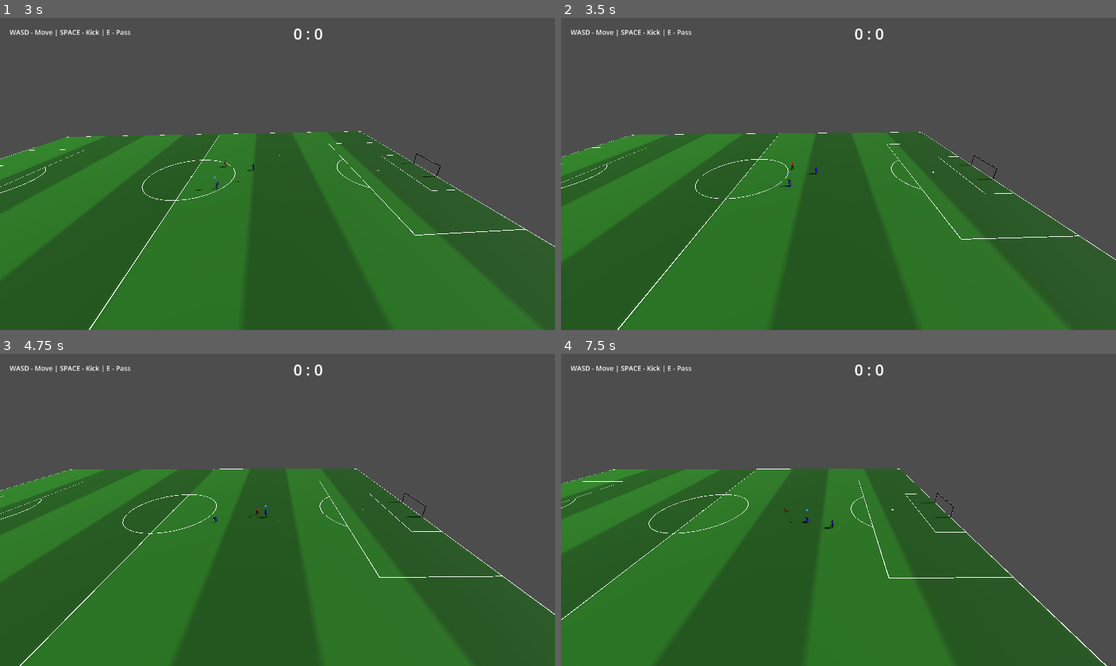
Above: before the commit, frames 1-4 (two rows, left to right).
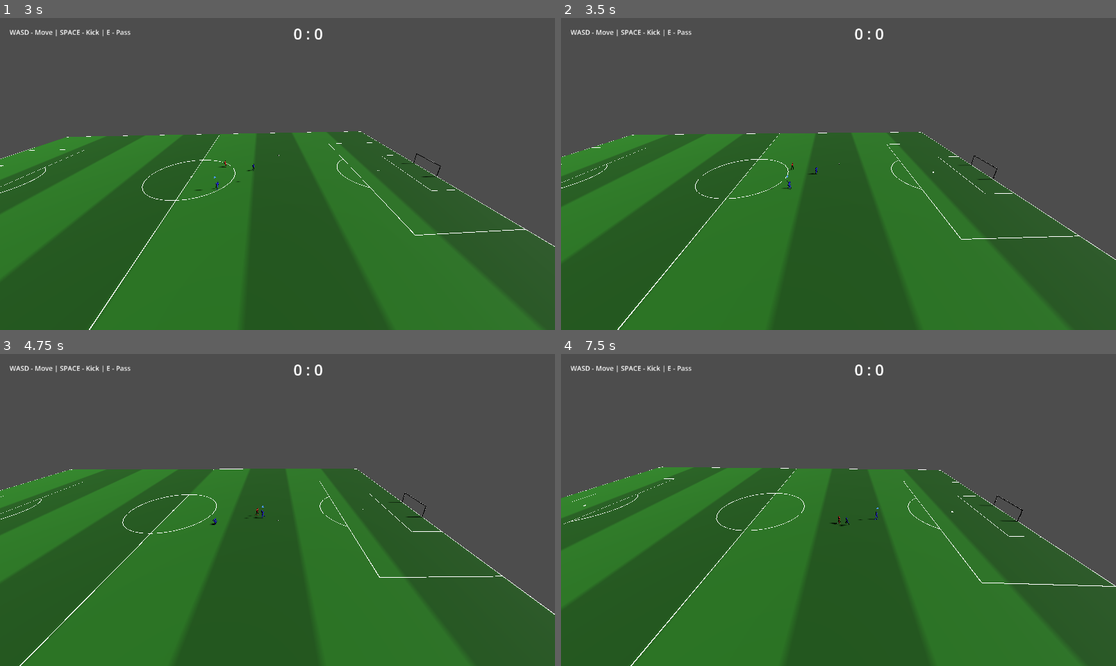
Above: after the commit, the same moments.

Repository: Churikov0112/open_football
Game: Godot game, scene res://scenes/main_menu.tscn
Two runs of this game, one before a commit and one after it. Both use one fixed random seed, a clock stepped at 60 frames per second and the inputs below.
Inputs:
- Up to frame 1 (3 s): click "Start Match" at 0.5 s; hold D (move_right) 1.28-2.03 s; hold Space (kick) 1.28-2.03 s; hold S (move_back) 2.03-2.78 s; tap Space (kick) at 2.1 s; hold D (move_right) from 2.78 s (still down); hold E (pass) from 2.78 s (still down)
- Up to frame 2 (3.5 s): keep holding D (move_right); keep holding E (pass); tap Space (kick) at 3.05 s
- Up to frame 3 (4.75 s): release D (move_right) at 3.53 s; release E (pass) at 3.53 s; hold W (move_forward) 3.53-4.28 s; tap Shift (sprint) at 3.6 s; tap Space (kick) at 3.8 s; hold A (move_left) from 4.28 s (still down); hold Space (kick) from 4.28 s (still down); tap Q (swap_player) at 4.35 s
- Up to frame 4 (7.5 s): release Space (kick) at 5.03 s; tap Space (kick) at 5.1, 6.8 s; release A (move_left) at 5.78 s; hold S (move_back) 5.78-6.53 s; hold Space (kick) 5.78-6.53 s; hold D (move_right) 6.53-7.28 s; tap E (pass) at 6.6 s; hold W (move_forward) from 7.28 s (still down); hold Shift (sprint) from 7.28 s (still down)

Frame 1 is identical in both runs. In frame 2, less than 0.1% of the frame differs, in the area x 37-42%, y 49-56%; in frame 3, less than 0.1%; in frame 4, 50%, in the area x 0-100%, y 36-100%.

Commit message:
fix(tackle): tight hit radius, per-tackler input lock, aim lead-prediction
Three follow-up fixes after the previous knockdown fix, found by actually
playing it:

1. Knockdowns were triggering off TackleArea's wide reach radius (1.5m —
   sized for reaching the ball, not for body contact), so a victim could
   fall from up to ~1.5m of center-to-center separation with no visible
   capsule contact. Moved player-knockdown out of the Area3D signal
   entirely into a new _check_tackle_player_hit(), polled every slide
   frame with a much tighter SLIDE_TACKLE_HIT_RADIUS (0.9, ~capsule-radii
   sum + a small margin). TackleArea's body_entered now only handles the
   ball (clean-tackle reach stays generous, unchanged).

2. _handle_player_input() blocked the controlled player's movement
   whenever _tackle_state != NORMAL — but that's a single match-wide
   variable, not per-player, so the human froze in place any time *any*
   tackle was happening anywhere on the pitch (e.g. an AI opponent's
   tackle that missed a different player entirely). Now only blocks
   input when the controlled player is themselves the active tackler.

3. _start_tackle() aimed once at the target's position at slide start
   and never re-aimed; since the slide takes ~0.4s and the target (ball,
   which velocity-matches its dribbler) keeps moving, tackles routinely
   swept through empty space even when the AI's decision to tackle was
   well-timed. Added simple lead prediction (target position + its
   velocity * distance/SLIDE_TACKLE_SPEED) and trimmed AI_TACKLE_RANGE
   2.5 -> 2.0 so the AI commits from a shorter, more predictable range.

Co-Authored-By: Claude Sonnet 5 <noreply@anthropic.com>

Diff:
--- a/scripts/data/football_constants.gd
+++ b/scripts/data/football_constants.gd
@@ -133,9 +133,19 @@
 const SLIDE_TACKLE_INPLACE := false
 const SLIDE_TACKLE_RECOVERY_TIME := 1.3
 const SLIDE_TACKLE_AREA_RADIUS := 1.5
+# Порог сбивания игрока-соперника с ног (match_manager._check_tackle_player_hit) —
+# НАМНОГО теснее SLIDE_TACKLE_AREA_RADIUS выше. Тот радиус щедрый специально (дотянуться
+# до мяча), но раньше от него же ронялся и игрок — с разницей центров тел до ~1.5м, когда
+# капсулы (radius=0.3 у каждой, см. _setup_away_player/_setup_teammate) визуально даже не
+# соприкасались.
+# 0.9 ≈ сумма радиусов капсул (0.6) + небольшой запас, чтобы не мазать по кадру.
+const SLIDE_TACKLE_HIT_RADIUS := 0.9
 const SLIDE_TACKLE_BALL_DIR_Y := 0.15
 const SLIDE_TACKLE_BALL_POWER := 7.0
-const AI_TACKLE_RANGE := 2.5
+# Было 2.5 — решение "подкатывать" принималось иногда слишком издалека, и с добавленным
+# упреждением цели (_start_tackle) чем дальше цель в момент решения, тем грубее оценка
+# lead_time (нет итерации схождения). Урезано, чтобы ИИ решался ближе — упреждение точнее.
+const AI_TACKLE_RANGE := 2.0
 const AI_TACKLE_COOLDOWN := 2.0
 
 
--- a/scripts/match/match_manager.gd
+++ b/scripts/match/match_manager.gd
@@ -610,7 +610,11 @@
 		if fallen_motor != null:
 			fallen_motor.set_move_intent(Vector3.ZERO)
 		return
-	if _tackle_state != TackleState.NORMAL:
+	# _tackle_state общий на весь матч (не per-player) — блокировать ввод нужно, только
+	# когда подкатчик — сам управляемый игрок (его слайд/recovery), иначе человек замирает
+	# от ЛЮБОГО чужого подката на поле (например, ИИ-соперник промахнулся мимо, а
+	# человек всё равно не мог двигаться).
+	if _tackle_state != TackleState.NORMAL and controlled_player == _tackle_player:
 		var blocked_motor := _player_motor(controlled_player)
 		if blocked_motor != null:
 			blocked_motor.set_move_intent(Vector3.ZERO)
@@ -858,8 +862,26 @@
 	_hit_processed = false
 	_tackle_fouled_player = null
 
-	var dir: Vector3 = target.global_position - player.global_position
+	# Прицел с упреждением: цель (обычно мяч, следующий за дриблером — см. ball_controller.gd
+	# velocity-matching) продолжает двигаться, пока слайд едет (~0.4с). Без упреждения
+	# направление считается один раз в момент старта и потом никогда не пересчитывается —
+	# движущаяся цель успевает сместиться на метр+ за время слайда, и подкат чисто проезжает
+	# мимо, даже если решение о подкате было принято вовремя. lead_time — грубая (без
+	# итерации схождения) оценка "сколько ехать до текущей дистанции цели".
+	var to_target: Vector3 = target.global_position - player.global_position
+	to_target.y = 0.0
+	var lead_time := to_target.length() / FootballConstants.SLIDE_TACKLE_SPEED
+	var target_velocity := Vector3.ZERO
+	if target is RigidBody3D:
+		target_velocity = (target as RigidBody3D).linear_velocity
+	elif target is CharacterBody3D:
+		target_velocity = (target as CharacterBody3D).velocity
+	target_velocity.y = 0.0
+	var predicted_pos: Vector3 = target.global_position + target_velocity * lead_time
+	var dir: Vector3 = predicted_pos - player.global_position
 	dir.y = 0.0
+	if dir.length() < 0.01:
+		dir = to_target
 	_tackle_dir = dir.normalized()
 	_tackle_dist_remaining = FootballConstants.SLIDE_TACKLE_RANGE
 
@@ -879,20 +901,10 @@
 	if not _tackle_player or not is_instance_valid(_tackle_player):
 		return
 
-	# Player on opposite team → sweep them off their feet. Checked before the ball so a
-	# from-behind slide (body sits closer to the tackler than the ball, hence enters the
-	# Area3D first) reliably knocks the victim down instead of always resolving as a clean
-	# tackle-on-ball first. No foul/free-kick call yet (TODO: docs/football_reference.md §9 —
-	# needs a rule for "ball won first" vs "body hit first" before wiring _tackle_foul_position
-	# / _tackle_fouled_player back in).
-	if body is CharacterBody3D and (body.is_in_group("team_1") or body.is_in_group("team_2")) \
-			and not _same_team(_tackle_player, body):
-		_hit_processed = true
-		_on_tackle_hit_player(body, _tackle_dir)
-		_tackle_enter_recovery(0.5)
-		return
-
-	# Ball → clean tackle
+	# Ball → clean tackle. Игрока-соперника TackleArea (радиус SLIDE_TACKLE_AREA_RADIUS=1.5,
+	# щедрый — нужен, чтобы дотягиваться до мяча) больше НЕ роняет напрямую — на таком
+	# расстоянии капсулы визуально не соприкасаются. Сбивание игрока — отдельная, тесная
+	# проверка _check_tackle_player_hit() в _tackle_slide(), на реальном контакте капсул.
 	if body == ball:
 		_hit_processed = true
 		_tackle_clean = true
@@ -905,7 +917,7 @@
 		_tackle_enter_recovery()
 		return
 
-	# Same team player → ignore
+	# Same team player / игрок-соперник вне тесного радиуса → игнор
 
 
 func _on_tackle_hit_player(body: CharacterBody3D, normal: Vector3) -> void:
@@ -1101,8 +1113,32 @@
 	area_pos.y = 0.3
 	_tackle_area.global_position = area_pos
 
+	if not _hit_processed and _check_tackle_player_hit():
+		return
+
 	if _tackle_dist_remaining <= 0.0:
 		_tackle_enter_recovery()
+
+
+## Тесная проверка сбивания игрока-соперника: в отличие от TackleArea (щедрый радиус
+## SLIDE_TACKLE_AREA_RADIUS — нужен только для дотягивания до мяча), здесь порог —
+## реальный контакт капсул (плюс небольшой запас), чтобы падение не выглядело
+## беспричинным на расстоянии. Кандидатов берём из уже пересекающихся с TackleArea тел
+## (та же физика, просто более строгий фильтр по дистанции).
+func _check_tackle_player_hit() -> bool:
+	for body in _tackle_area.get_overlapping_bodies():
+		if not (body is CharacterBody3D) or _same_team(_tackle_player, body):
+			continue
+		if body.is_in_group("fallen"):
+			continue
+		var to_body := body.global_position - _tackle_player.global_position
+		if to_body.length() > FootballConstants.SLIDE_TACKLE_HIT_RADIUS:
+			continue
+		_hit_processed = true
+		_on_tackle_hit_player(body, to_body.normalized())
+		_tackle_enter_recovery(0.5)
+		return true
+	return false
 
 
 func _tackle_enter_recovery(recovery_time: float = -1.0) -> void:
